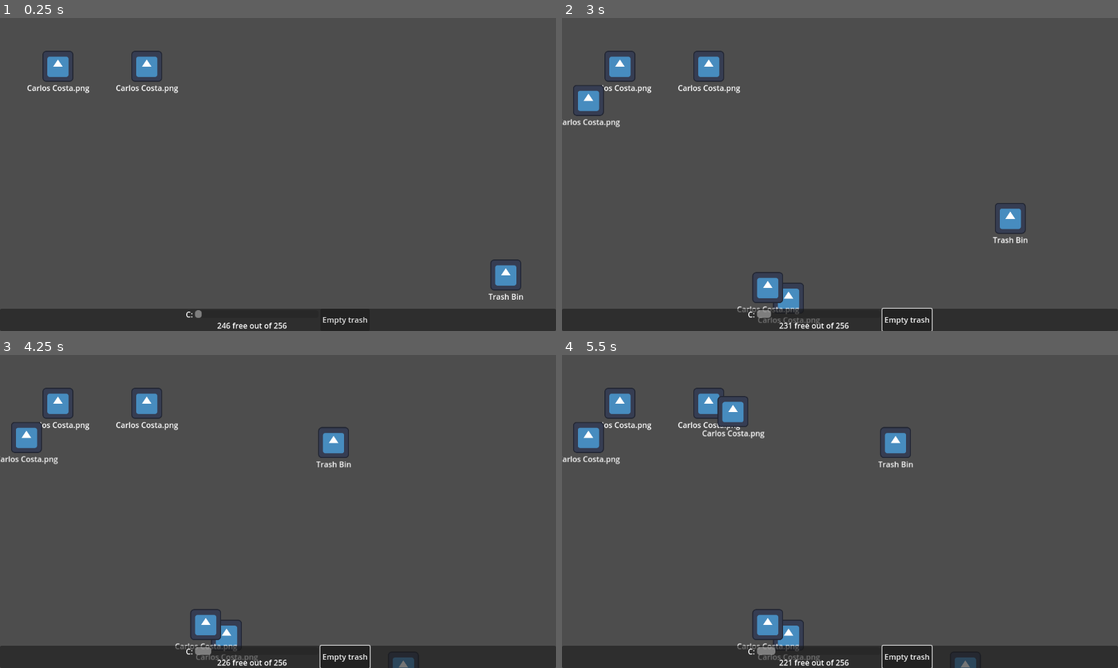
Above: before the commit, frames 1-4 (two rows, left to right).
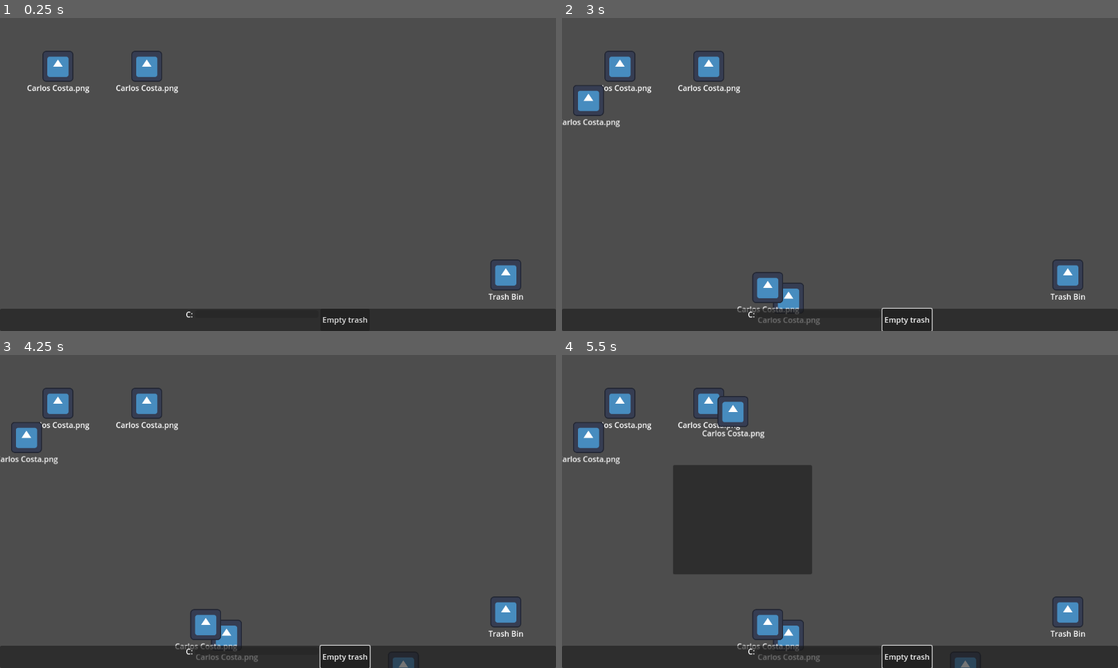
Above: after the commit, the same moments.

Repository: VileOar/ludum-dare-54
Game: Godot game, scene res://scenes/main.tscn
The game is run twice, just before and just after one commit, with the same random seed, the same clock (stepped at 60 frames per second) and the same inputs. The engine's default icon, where the game draws it, is replaced by a stand-in: a white triangle on a blue panel in a dark square.
Inputs (mouse positions are in pixels of both pictures, inside the frame that each line leads up to):
- Up to frame 1 (0.25 s): no input
- Up to frame 2 (3 s): click "Empty trash" at 0.5 s; click "Empty trash" at 1.25 s; click "Empty trash" at 2 s; tap Enter at 2.75 s; drag from (1067, 274) to (895, 105) at 2.77 s
- Up to frame 3 (4.25 s): tap Space at 3.5 s; drag from (166, 527) to (333, 442) at 3.52 s
- Up to frame 4 (5.5 s): move the mouse to (895, 442) at 4.27 s; click (895, 442) at 4.42 s; drag from (812, 574) to (673, 464) at 5.02 s

The runs differ from the first frame. In frame 1, 0.2% of the frame differs, in the area x 35-52%, y 93-100%; in frame 2, 1.0%; in frame 3, 1.0%; in frame 4, 9.7%, in the area x 20-95%, y 23-100%.
Error after the commit: Parse Error: Could not parse global class "DraggableFile" from "res://scripts/draggable_file.gd". (res://scripts/systems/disk_space_manager.gd:24)

Commit message:
Squashed commit of the following:
commit 0a64fb43174ff5db4a88c6aea1a8a81a178bcd7d
Author: Lucius Vinicius <luciusviniciusf@ua.pt>
Date:   Sat Sep 30 16:08:33 2023 +0100

    Squashed commit of the following:

    commit ade0938cafda3006beb30f0c38378cac5b483971
    Author: PMSValerio <37459155+PMSValerio@users.noreply.github.com>
    Date:   Sat Sep 30 12:36:14 2023 +0100

        added basic space managing

    commit a3c708c0caebfec44bb9daeb5089da51e46b540c
    Author: PMSValerio <37459155+PMSValerio@users.noreply.github.com>
    Date:   Sat Sep 30 11:30:36 2023 +0100

        added file_spawner

commit 8d11dedda2027c6d6f0268aedfd8573d4dcdd1be
Author: Lucius Vinicius <luciusviniciusf@ua.pt>
Date:   Sat Sep 30 15:59:18 2023 +0100

    Release multi-select + clamp file position

commit 82ba43325cec27d00f4203de70c9bc34bceba4f7
Author: Lucius Vinicius <luciusviniciusf@ua.pt>
Date:   Sat Sep 30 15:48:08 2023 +0100

    Multiselect working (i guess)

commit 7466abd143af2510c98647c34f992cc99b8c05c7
Author: Lucius Vinicius <luciusviniciusf@ua.pt>
Date:   Sat Sep 30 12:30:54 2023 +0100

    Added TODO

commit 04a774d0b43ef7dd896ccfe3fbdd239f0b38b7d6
Author: Lucius Vinicius <luciusviniciusf@ua.pt>
Date:   Sat Sep 30 12:29:37 2023 +0100

    Selected files to desketop

commit 4823b9ef8c604a8837113dde8e3b25adc950054b
Author: Lucius Vinicius <luciusviniciusf@ua.pt>
Date:   Sat Sep 30 11:34:09 2023 +0100

    Merge

commit d2fcbabd689f7047c323930cb4ab5365a7e32eca
Author: Lucius Vinicius <luciusviniciusf@ua.pt>
Date:   Sat Sep 30 11:31:43 2023 +0100

    Squashed commit of the following:

    commit a3c708c0caebfec44bb9daeb5089da51e46b540c
    Author: PMSValerio <37459155+PMSValerio@users.noreply.github.com>
    Date:   Sat Sep 30 11:30:36 2023 +0100

        added file_spawner

commit e5b851c40c564373521211c7ece16787a14be2fa
Author: Lucius Vinicius <luciusviniciusf@ua.pt>
Date:   Sat Sep 30 11:10:44 2023 +0100

    Offset + base area for multiselect

Diff:
--- a/scenes/desktop.tscn
+++ b/scenes/desktop.tscn
@@ -1,8 +1,9 @@
-[gd_scene load_steps=4 format=3 uid="uid://crlkuni2202pw"]
+[gd_scene load_steps=5 format=3 uid="uid://crlkuni2202pw"]
 
 [ext_resource type="PackedScene" uid="uid://dv0gqt42k76sy" path="res://scenes/files/draggable_file.tscn" id="1_nnh13"]
 [ext_resource type="Script" path="res://scripts/systems/desktop.gd" id="1_y7jii"]
 [ext_resource type="PackedScene" uid="uid://borhx2rspskdv" path="res://scenes/files/trash_bin.tscn" id="2_n3o80"]
+[ext_resource type="PackedScene" uid="uid://b5urrjt5nnfyi" path="res://scenes/mouse_manager.tscn" id="3_vdwjr"]
 
 [node name="Desktop" type="Node2D"]
 script = ExtResource("1_y7jii")
@@ -18,3 +19,7 @@
 
 [node name="TrashBin" parent="." instance=ExtResource("2_n3o80")]
 position = Vector2(472, 208)
+
+[node name="MouseManager" parent="." instance=ExtResource("3_vdwjr")]
+
+[connection signal="select_files" from="MouseManager" to="." method="_on_mouse_manager_select_files"]
--- a/scenes/files/draggable_file.tscn
+++ b/scenes/files/draggable_file.tscn
@@ -1,7 +1,10 @@
-[gd_scene load_steps=3 format=3 uid="uid://dv0gqt42k76sy"]
+[gd_scene load_steps=4 format=3 uid="uid://dv0gqt42k76sy"]
 
 [ext_resource type="Script" path="res://scripts/draggable_file.gd" id="1_6b7ij"]
 [ext_resource type="Texture2D" uid="uid://7s0b2duww7m6" path="res://icon.svg" id="2_1ykcq"]
+
+[sub_resource type="RectangleShape2D" id="RectangleShape2D_whtvk"]
+size = Vector2(64, 64)
 
 [node name="DraggableFile" type="Node2D"]
 script = ExtResource("1_6b7ij")
@@ -26,4 +29,11 @@
 horizontal_alignment = 1
 vertical_alignment = 1
 
+[node name="SelectionArea" type="Area2D" parent="."]
+collision_layer = 2
+collision_mask = 2
+
+[node name="CollisionShape2D" type="CollisionShape2D" parent="SelectionArea"]
+shape = SubResource("RectangleShape2D_whtvk")
+
 [connection signal="gui_input" from="ColorRect" to="." method="_on_color_rect_gui_input"]
--- /dev/null
+++ b/scenes/mouse_manager.tscn
@@ -0,0 +1,25 @@
+[gd_scene load_steps=3 format=3 uid="uid://b5urrjt5nnfyi"]
+
+[ext_resource type="Script" path="res://scripts/mouse_manager.gd" id="1_5gibr"]
+
+[sub_resource type="RectangleShape2D" id="RectangleShape2D_s36c4"]
+size = Vector2(42, 34)
+
+[node name="MouseManager" type="Node2D"]
+script = ExtResource("1_5gibr")
+
+[node name="Panel" type="Panel" parent="."]
+visible = false
+z_index = 1
+offset_right = 128.0
+offset_bottom = 56.0
+
+[node name="SelectionArea" type="Area2D" parent="."]
+collision_layer = 2
+collision_mask = 2
+
+[node name="SelectionShape" type="CollisionShape2D" parent="SelectionArea"]
+shape = SubResource("RectangleShape2D_s36c4")
+
+[connection signal="area_entered" from="SelectionArea" to="." method="_on_selection_area_area_entered"]
+[connection signal="area_exited" from="SelectionArea" to="." method="_on_selection_area_area_exited"]
--- a/scripts/autoloads/global.gd
+++ b/scripts/autoloads/global.gd
@@ -1,5 +1,6 @@
 extends Node
 
+var selected_files : Array = []
 
 func _ready():
 	randomize()
--- a/scripts/autoloads/signal_manager.gd
+++ b/scripts/autoloads/signal_manager.gd
@@ -1,7 +1,8 @@
 extends Node
 
-signal file_created(file)
 signal release_file(file)
+signal release_files(files)
+signal select_files(files)
 
 ## emitted when someone wants to free space from disk (ex: empty trash, delete system32, ...)[br]
 ## should be caught by disk space manager
@@ -10,3 +11,5 @@
 # TODO: this signal might be here temporarily
 # it would be cleaner to connect a signal directly from toolbar to recycle bin, but oh well
 signal empty_trash
+
+signal file_created(file)
--- a/scripts/draggable_file.gd
+++ b/scripts/draggable_file.gd
@@ -3,6 +3,13 @@
 class_name DraggableFile
 
 var lifted := false
+var mouse_offset := Vector2.ZERO
+@onready var rect = get_viewport_rect()
+@onready var xx = rect.size.x/2 - 20
+@onready var yy = rect.size.y/2 - 20
+
+## default file size
+var file_size := 5
 
 ## default file size
 var file_size := 5
@@ -15,7 +22,9 @@
 # Called every frame. 'delta' is the elapsed time since the previous frame.
 func _process(delta):
 	if lifted:
-		position = get_global_mouse_position()
+		position = get_global_mouse_position() + mouse_offset
+		position.x = clamp(position.x, -xx, xx)
+		position.y = clamp(position.y, -yy, yy)
 
 
 func _on_color_rect_gui_input(event):
@@ -23,11 +32,27 @@
 		match event.button_index:
 			MOUSE_BUTTON_LEFT:
 				if event.pressed:
-					lifted = true
-					# Put file on "top" of parent children
-					var parent = get_parent()
-					get_parent().move_child(self, -1)
+					# Multiple Selection
+					if Global.selected_files.is_empty():
+						set_lifted(true)
+					else:
+						for file in Global.selected_files:
+							file.set_lifted(true)
 				else:
-					lifted = false
-					SignalManager.release_file.emit(self)
+					# Multiple Selection
+					if Global.selected_files.is_empty():
+						set_lifted(false)
+						SignalManager.release_file.emit(self)
+					else:
+						for file in Global.selected_files:
+							file.set_lifted(false)
+						SignalManager.release_files.emit(Global.selected_files)
 			# RIGHT CLICK HANDLER GOES HERE
+
+func set_lifted(val : bool):
+	lifted = val
+	if not val: return
+	mouse_offset = position - get_global_mouse_position()
+	# Put file on "top" of parent children
+	var parent = get_parent()
+	get_parent().move_child(self, -1)
--- /dev/null
+++ b/scripts/mouse_manager.gd
@@ -0,0 +1,60 @@
+extends Node2D
+
+@onready var panel : Panel = $Panel
+@onready var selection_area : Area2D = $SelectionArea
+@onready var selection_shape = $SelectionArea/SelectionShape
+
+signal select_files(files)
+
+var final_mouse_pos := Vector2.ZERO
+var initial_mouse_pos := Vector2.ZERO
+var dragging := false
+var selected_files : Array = []
+
+func _physics_process(delta):
+	create_drag_area()
+
+func create_drag_area():
+	if not dragging: return
+	var mouse_pos = get_global_mouse_position()
+	final_mouse_pos = mouse_pos
+	var offset = final_mouse_pos - initial_mouse_pos
+
+	# Fix negative sized panel
+	if offset.x < 0:
+		panel.position.x = offset.x + initial_mouse_pos.x
+	if offset.y < 0:
+		panel.position.y = offset.y + initial_mouse_pos.y
+	panel.size = abs(offset)
+
+	# Area2D offset
+	var shape = selection_shape.shape
+	shape.size = panel.size
+	selection_area.position = (panel.position + abs(offset) / 2)
+
+func _unhandled_input(event):
+	# Draggable Area
+	if event is InputEventMouseButton:
+		match event.button_index:
+			MOUSE_BUTTON_LEFT:
+				if event.pressed:
+					var mouse_pos = get_global_mouse_position()
+					initial_mouse_pos = mouse_pos
+					panel.position = mouse_pos
+					panel.show()
+					dragging = true
+				else:
+					panel.hide()
+					dragging = false
+
+
+func _on_selection_area_area_entered(area):
+	if dragging:
+		Global.selected_files.append(area.owner)
+#	SignalManager.select_files.emit(selected_files)
+
+
+func _on_selection_area_area_exited(area):
+	if dragging:
+		Global.selected_files.erase(area.owner)
+#	SignalManager.select_files.emit(selected_files)
--- a/scripts/trash_bin.gd
+++ b/scripts/trash_bin.gd
@@ -11,6 +11,7 @@
 # Called when the node enters the scene tree for the first time.
 func _ready():
 	SignalManager.release_file.connect(remove_file)
+	SignalManager.release_files.connect(remove_files)
 	SignalManager.empty_trash.connect(empty_trash)
 
 func remove_file(file : DraggableFile):
@@ -18,6 +19,11 @@
 	total_space += file.file_size
 	file.queue_free()
 
+func remove_files(files : Array):
+	for i in range(files.size() - 1, -1, -1):
+		var file = files[i]
+		remove_file(file)
+	Global.selected_files = []
 
 func empty_trash():
 	# TODO: according to how full it is, lag the computer (this should probably be done by emitting
